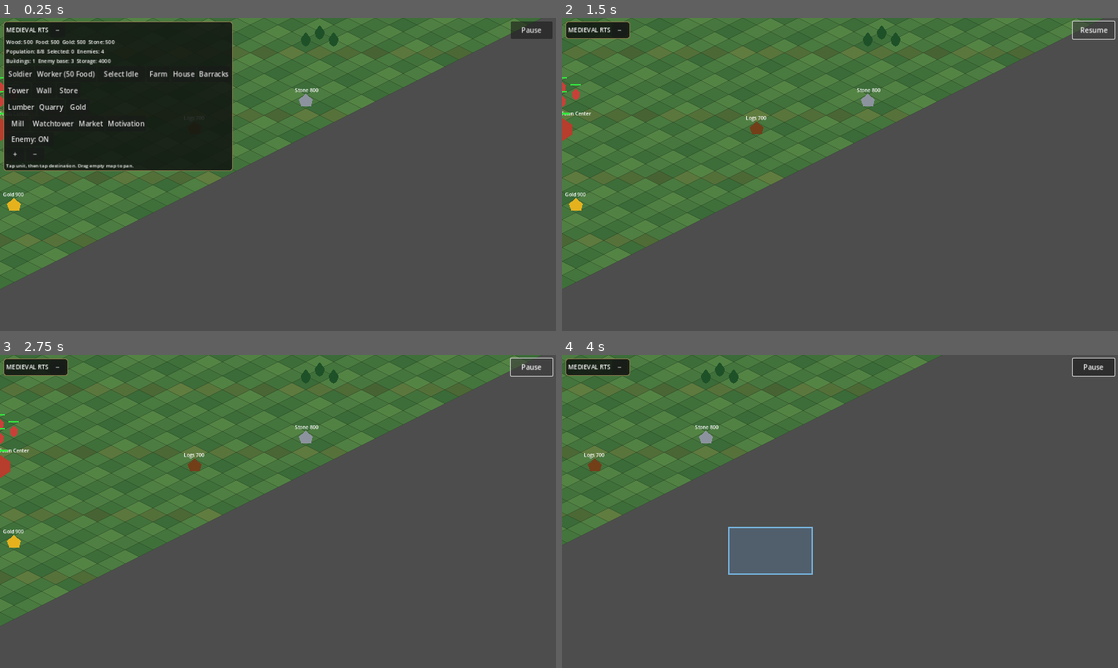
Above: before the commit, frames 1-4 (two rows, left to right).
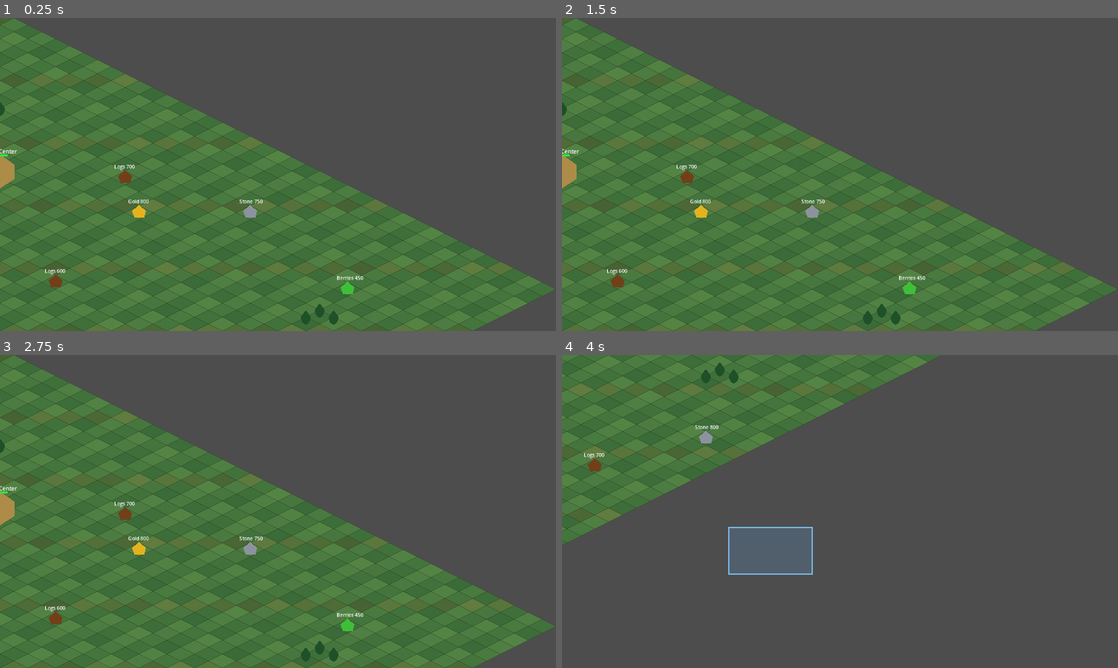
Above: after the commit, the same moments.

Repository: noub1234567-cmd/Medieval-RTS-Test
Game: Godot game, scene res://scenes/main.tscn
Same seed, same stepped clock (60 frames per second), same inputs: the game is played once before the commit and once after it.
Inputs (mouse positions are in pixels of both pictures, inside the frame that each line leads up to):
- Up to frame 1 (0.25 s): no input
- Up to frame 2 (1.5 s): click (617, 30) at 0.5 s, where only the run before the commit has a clickable "−"; click (1095, 30) at 1.25 s, where only the run before the commit has a clickable "Pause"
- Up to frame 3 (2.75 s): click (533, 367) at 2 s, where only the run before the commit has a clickable "Resume"
- Up to frame 4 (4 s): move the mouse to (962, 495) at 2.77 s; hold D 2.78-3.5 s; click (962, 495) at 2.92 s; drag from (728, 527) to (812, 574) at 3.52 s

The runs differ from the first frame. In frame 1, 69% of the frame differs, in the area x 0-100%, y 0-100%; in frame 2, 57%; in frame 3, 57%; in frame 4, 1.1%.
Error after the commit: Parse Error: Cannot infer the type of "offset" variable because the value doesn't have a set type. (res://scripts/unit.gd:564)

Commit message:
Replace worker hard collision with separation and push-out

Diff:
--- a/scripts/unit.gd
+++ b/scripts/unit.gd
@@ -43,6 +43,12 @@
 var shelter_tc:Node2D=null
 var shelter_saved_state:Dictionary={}
 
+const UNIT_SEPARATION:=18.0
+const BUILDING_COLLISION_RADIUS:=34.0
+const TREE_COLLISION_RADIUS:=26.0
+const HARVEST_RANGE:=38.0
+var stuck_replans:=0
+
 func _ready()->void:
 	destination=position
 	body=Polygon2D.new()
@@ -110,6 +116,7 @@
 	var parent=get_parent()
 	if snap_to_cell and parent!=null and parent.has_method("snap_to_map_cell"):
 		p=parent.snap_to_map_cell(p)
+	p=get_free_destination(p)
 	target=null
 	harvest_target_node=null
 	storage_target=null
@@ -376,7 +383,7 @@
 			else:moving=false
 		else:
 			var d_h=position.distance_to(harvest_target_node.position)
-			if d_h>30.0:
+			if d_h>HARVEST_RANGE:
 				moving=true
 				destination=harvest_target_node.position
 				if route.is_empty() or route[route.size()-1].distance_to(destination)>8.0:set_route(destination)
@@ -454,8 +461,9 @@
 	if moving and target==null:
 		var parent=get_parent()
 		if parent!=null:move_along_route(delta,parent,storage_target)
-
-func move_along_route(delta:float,parent:Node,target_override:Node=null)->void:
+	resolve_collisions(delta)
+
+func move_along_route(delta:float,parent:Node,_target_override:Node=null)->void:
 	if path_pending:return
 	if route.is_empty():set_route(destination)
 	if route.is_empty():return
@@ -468,51 +476,129 @@
 	if direction.length()<3.0:
 		if route_index>=route.size()-1:
 			moving=false
+			stuck_replans=0
 			return
 		route_index+=1
 		return
-	# Add gentle lateral steering around nearby units instead of freezing on collision.
-	var steer=Vector2.ZERO
+	var move_direction:Vector2=direction.normalized()
+	var lateral:=Vector2(-move_direction.y,move_direction.x)
+	var steer:=Vector2.ZERO
 	for other in parent.units:
-		if is_instance_valid(other) and other!=self and other.health>0:
-			var separation=position-other.position
-			var distance=separation.length()
-			if distance>0.0 and distance<28.0:
-				steer+=separation.normalized()*(28.0-distance)/28.0
-	var move_direction=direction.normalized()
+		if is_instance_valid(other) and other!=self and other.health>0 and not other.sheltered:
+			var separation:Vector2=position-other.position
+			var distance:=separation.length()
+			if distance>0.0 and distance<30.0:
+				var weight:=(30.0-distance)/30.0
+				steer+=separation.normalized()*weight
+				# Someone is ahead: pass on the right so head-on units do not deadlock.
+				if (-separation.normalized()).dot(move_direction)>0.4:
+					steer+=lateral*weight*0.8
 	if steer.length()>0.01:
-		move_direction=(move_direction+steer*0.35).normalized()
-	# Track progress for every movement path, including steering-adjusted movement.
-	var distance_before_move=position.distance_to(waypoint)
-	var step=move_direction*min(speed*delta,direction.length())
-	var candidate=position+step
-	if not parent.has_method("is_unit_position_blocked") or not parent.is_unit_position_blocked(candidate,self,target_override):
-		position=candidate
-	else:
-		# Slide along static obstacles by testing each axis separately.
-		var slide_x=position+Vector2(step.x,0)
-		var slide_y=position+Vector2(0,step.y)
-		var moved=false
-		if abs(step.x)>0.1 and not parent.is_unit_position_blocked(slide_x,self,target_override):
-			position=slide_x
-			moved=true
-		elif abs(step.y)>0.1 and not parent.is_unit_position_blocked(slide_y,self,target_override):
-			position=slide_y
-			moved=true
-		if not moved:
-			# Try a short lateral sidestep to escape unit congestion before replanning.
-			var lateral=Vector2(-direction.normalized().y,direction.normalized().x)
-			var sidestep=speed*delta*0.8
-			for side in [1.0,-1.0]:
-				var side_candidate=position+lateral*side*sidestep
-				if not parent.is_unit_position_blocked(side_candidate,self,target_override):
-					position=side_candidate
-					break
-	# Reset only when the worker makes measurable progress toward the waypoint.
+		move_direction=(move_direction+steer*0.5).normalized()
+	var distance_before_move:=position.distance_to(waypoint)
+	var step_length:=minf(speed*delta,direction.length())
+	position+=move_direction*step_length
+	push_out_of_obstacles(parent,move_direction,step_length)
 	if position.distance_to(waypoint)<distance_before_move-0.5:
 		stuck_timer=0.0
+		stuck_replans=0
 	else:
 		stuck_timer+=delta
 		if stuck_timer>=0.75:
-			set_route(destination)
 			stuck_timer=0.0
+			stuck_replans+=1
+			# Close to an unreachable final point: stop instead of replanning forever.
+			if route_index>=route.size()-1 and position.distance_to(waypoint)<60.0 and stuck_replans>=2:
+				moving=false
+				stuck_replans=0
+			else:
+				set_route(destination)
+
+
+func collision_pushability()->float:
+	# Higher value = this unit yields more when overlapped.
+	if moving or target!=null:return 0.4
+	if is_instance_valid(harvest_target_node) or is_instance_valid(build_target_site) or is_instance_valid(upgrade_target_building) or is_instance_valid(storage_target):return 0.2
+	return 1.0
+
+func resolve_collisions(delta:float)->void:
+	var parent=get_parent()
+	if parent==null:return
+	push_out_of_obstacles(parent,Vector2.ZERO,0.0)
+	separate_from_units(parent,delta)
+	push_out_of_obstacles(parent,Vector2.ZERO,0.0)
+
+func push_out_of_circle(center:Vector2,radius:float,move_direction:Vector2,step_length:float)->void:
+	var offset:Vector2=position-center
+	var dist:=offset.length()
+	if dist>=radius:return
+	var normal:Vector2=offset/dist if dist>0.001 else Vector2(0,1)
+	position=center+normal*radius
+	# Heading straight into the obstacle would stall completely, so slide sideways.
+	if step_length>0.0 and move_direction!=Vector2.ZERO and -normal.dot(move_direction)>0.75:
+		var tangent:=Vector2(-normal.y,normal.x)
+		var side:=tangent.dot(destination-position)
+		if absf(side)<1.0:
+			side=1.0 if get_instance_id()%2==0 else -1.0
+		position+=tangent*signf(side)*step_length*0.6
+
+func push_out_of_obstacles(parent:Node,move_direction:Vector2,step_length:float)->void:
+	for list_name in ["buildings","enemy_buildings"]:
+		var list=parent.get(list_name)
+		if list==null:continue
+		for structure in list:
+			if is_instance_valid(structure) and structure.health>0:
+				push_out_of_circle(structure.position,BUILDING_COLLISION_RADIUS,move_direction,step_length)
+	var trees=parent.get("tree_positions")
+	if trees!=null:
+		for tree_pos in trees:
+			push_out_of_circle(tree_pos,TREE_COLLISION_RADIUS,move_direction,step_length)
+
+func separate_from_units(parent:Node,delta:float)->void:
+	var all_units=parent.get("units")
+	if all_units==null:return
+	var my_push:=collision_pushability()
+	var total:=Vector2.ZERO
+	for other in all_units:
+		if not is_instance_valid(other) or other==self or other.health<=0 or other.sheltered:continue
+		var offset:=position-other.position
+		var dist:=offset.length()
+		if dist>=UNIT_SEPARATION:continue
+		var direction:Vector2
+		if dist>0.01:
+			direction=offset/dist
+		else:
+			var angle:=float(get_instance_id()%360)*PI/180.0
+			direction=Vector2(cos(angle),sin(angle))
+		var other_push:float=other.collision_pushability()
+		total+=direction*(UNIT_SEPARATION-dist)*(my_push/(my_push+other_push))
+	if total!=Vector2.ZERO:
+		position+=total.limit_length(maxf(speed*delta*0.8,4.0))
+
+func get_free_destination(p:Vector2)->Vector2:
+	var parent=get_parent()
+	if parent==null:return p
+	for pass_index in range(3):
+		var moved:=false
+		for list_name in ["buildings","enemy_buildings"]:
+			var list=parent.get(list_name)
+			if list==null:continue
+			for structure in list:
+				if not is_instance_valid(structure) or structure.health<=0:continue
+				var offset:=p-structure.position
+				var dist:=offset.length()
+				if dist<BUILDING_COLLISION_RADIUS+4.0:
+					var normal:Vector2=offset/dist if dist>0.001 else Vector2(0,1)
+					p=structure.position+normal*(BUILDING_COLLISION_RADIUS+6.0)
+					moved=true
+		var trees=parent.get("tree_positions")
+		if trees!=null:
+			for tree_pos in trees:
+				var offset:=p-tree_pos
+				var dist:=offset.length()
+				if dist<TREE_COLLISION_RADIUS+4.0:
+					var normal:Vector2=offset/dist if dist>0.001 else Vector2(0,1)
+					p=tree_pos+normal*(TREE_COLLISION_RADIUS+6.0)
+					moved=true
+		if not moved:break
+	return p
